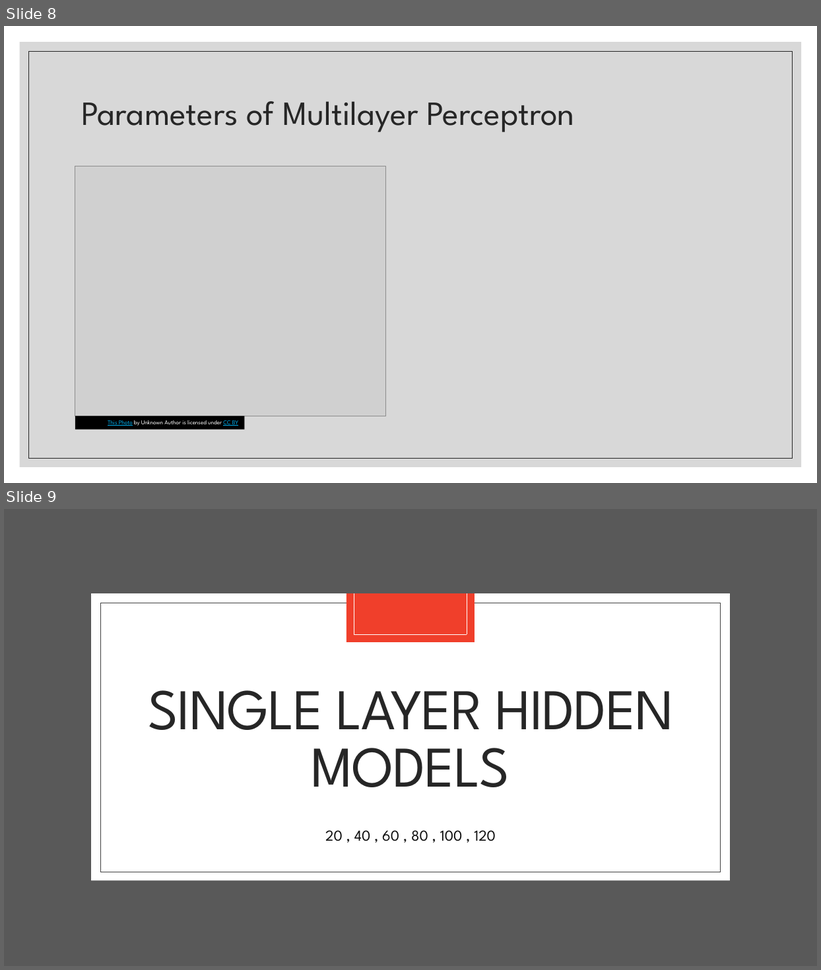
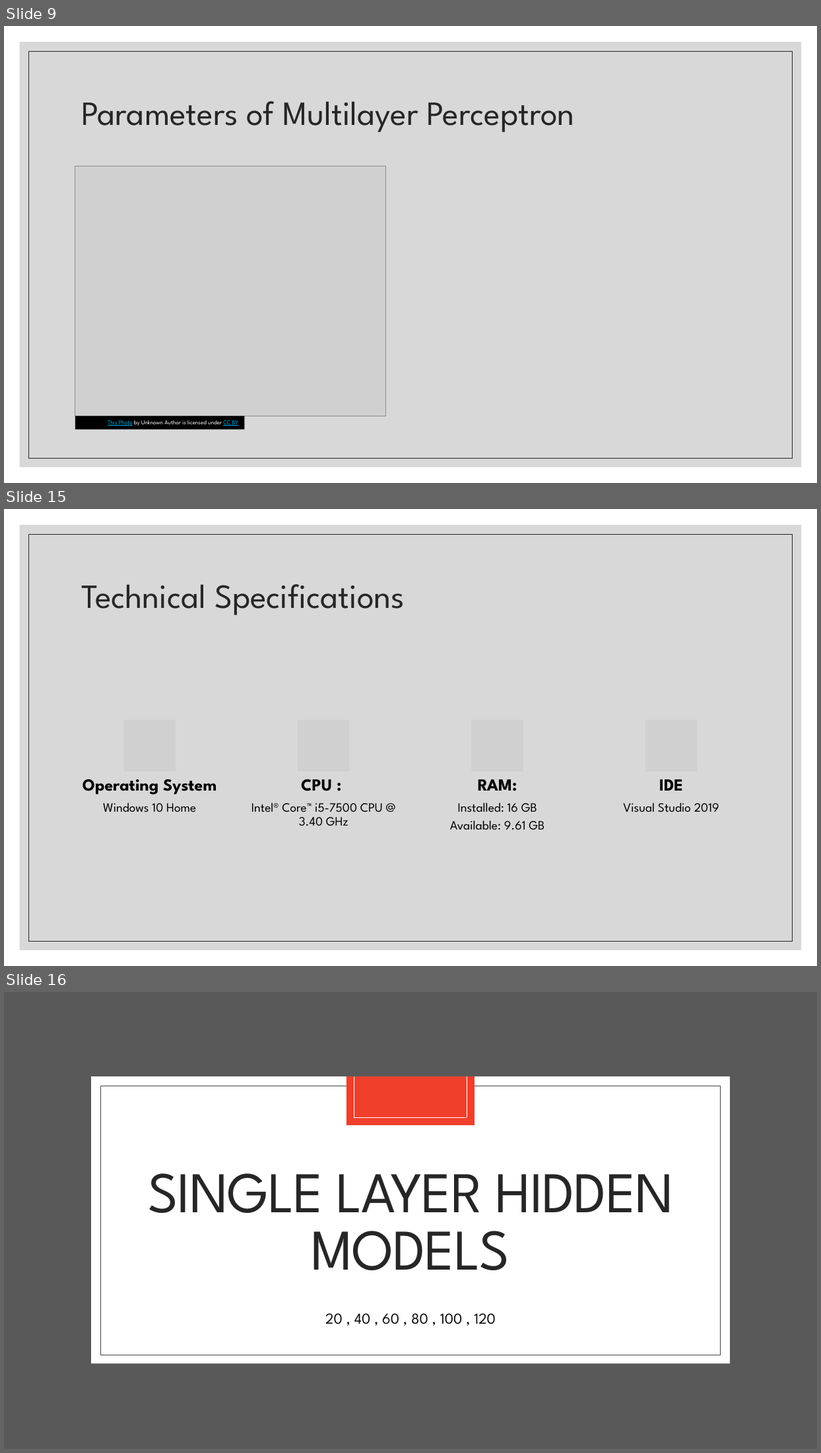
Before and after one commit to landonbuell/Convolutional-Neural-Networks, a slide deck: Presentations/14_04_2020/Modeling Attack Functions.pptx. Shown one above the other, each under a label of ours: slides 8 and 9 before the commit, slides 9, 15 and 16 after it; the slides between them are not shown. The pictures are 821x970 and 821x1453 pixels, drawn with LibreOffice and Linux fonts; fonts in the diff are those of the drawing; grey boxes stand for pictures. Boxes give left, top, right and bottom in pixels: in the first picture for what was removed or moved away, otherwise in the second. Text is boxed around its words. In the diff, an @@ line names an element or a change of style, - is before the commit and + after.

```diff
--- a/Presentations/14_04_2020/Modeling Attack Functions.pptx
+++ b/Presentations/14_04_2020/Modeling Attack Functions.pptx
@@ slide 15 added at [4,509,817,966], background #FFFFFF; not listed: 2 template elements that a slide beside it also shows @@
@@ title added at [81,584,405,615], 40 pt, text #262626 @@
+Technical Specifications
@@ group added at [83,720,719,830]: 8 texts, 4 pictures @@
+Operating System
+Windows 10 Home
+CPU :
+Intel® Core™ i5-7500 CPU @ 3.40 GHz
+RAM:
+Installed: 16 GB
+Available: 9.61 GB
+IDE
+Visual Studio 2019
@@ what was slide 8 is now slide 9 @@
@@ what was slide 9 is now slide 16 @@
```
Also in this commit, not shown: 12 other slides added, 2 other files.
